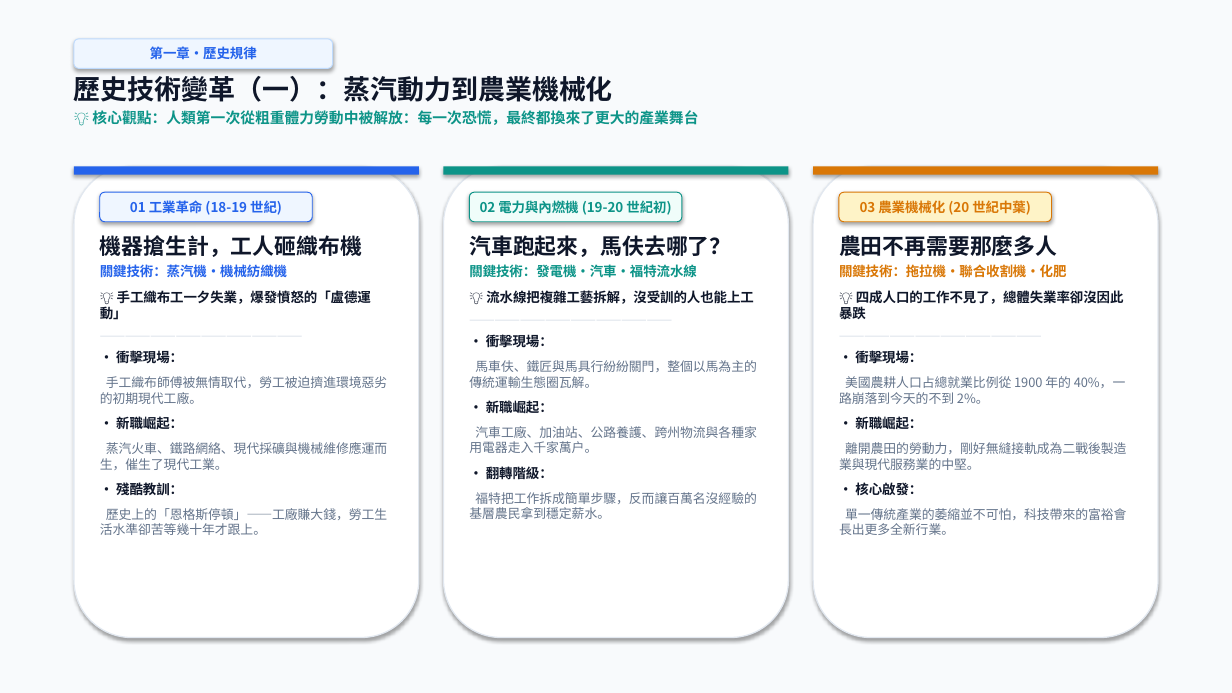
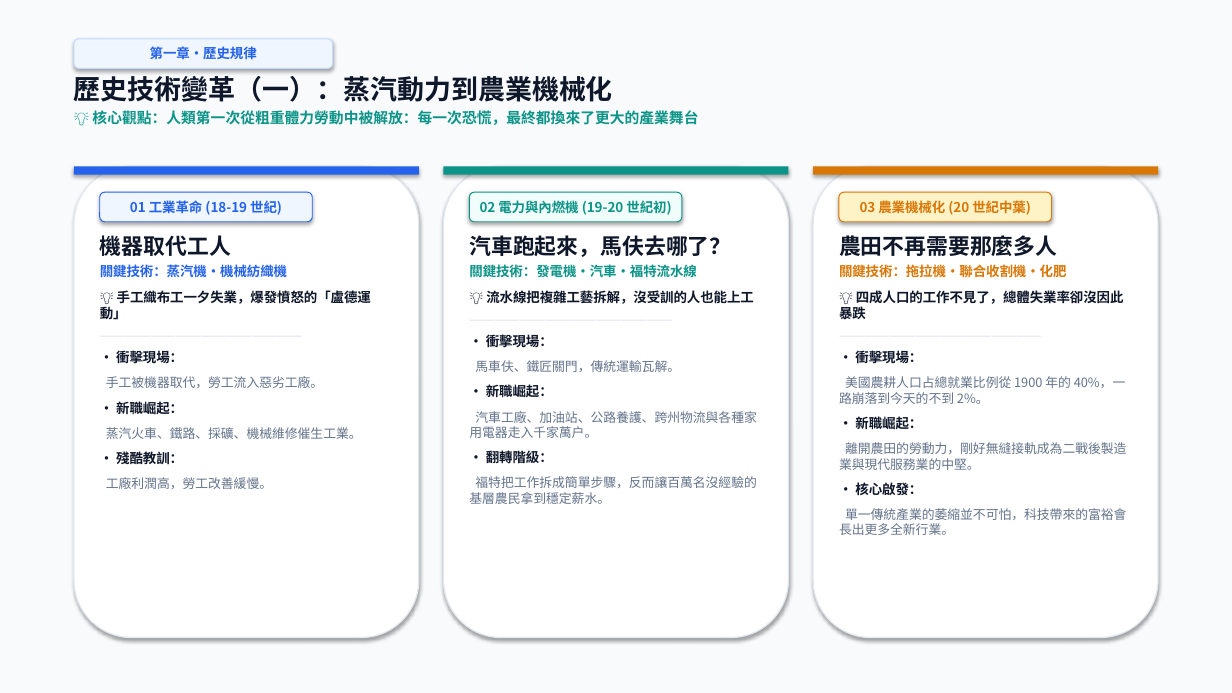
Before and after one commit to ZoeChengYu/2026F_information_and_life, a slide deck: slide 3 of 期中報告_ver.Gemini.1.0.1.pptx. Drawn at 1232x693 pixels with LibreOffice and Linux fonts; fonts in the diff are those of the drawing. Boxes give left, top, right and bottom in pixels: in the first picture for what was removed or moved away, otherwise in the second. Text is boxed around its words. In the diff, an @@ line names an element or a change of style, - is before the commit and + after.

```diff
--- a/期中報告_ver.Gemini.1.0.1.pptx
+++ b/期中報告_ver.Gemini.1.0.1.pptx
@@ text at bbox=[100, 235, 231, 256]: text changed @@
-機器搶生計，工人砸織布機
+機器取代工人
@@ text at bbox=[106, 350, 362, 489]: text changed @@
-• 衝擊現場：
-手工織布師傅被無情取代，勞工被迫擠進環境惡劣的初期現代工廠。
-• 新職崛起：
-蒸汽火車、鐵路網絡、現代採礦與機械維修應運而生，催生了現代工業。
-• 殘酷教訓：
-歷史上的「恩格斯停頓」——工廠賺大錢，勞工生活水準卻苦等幾十年才跟上。
+• 衝擊現場：
+手工被機器取代，勞工流入惡劣工廠。
+• 新職崛起：
+蒸汽火車、鐵路、採礦、機械維修催生工業。
+• 殘酷教訓：
+工廠利潤高，勞工改善緩慢。
@@ text at bbox=[475, 334, 680, 372]: text changed @@
-• 衝擊現場：
-馬車伕、鐵匠與馬具行紛紛關門，整個以馬為主的傳統運輸生態圈瓦解。
+• 衝擊現場：
+馬車伕、鐵匠關門，傳統運輸瓦解。
```
Also in this commit, not shown: 6 other slides changed, 2 other files.
